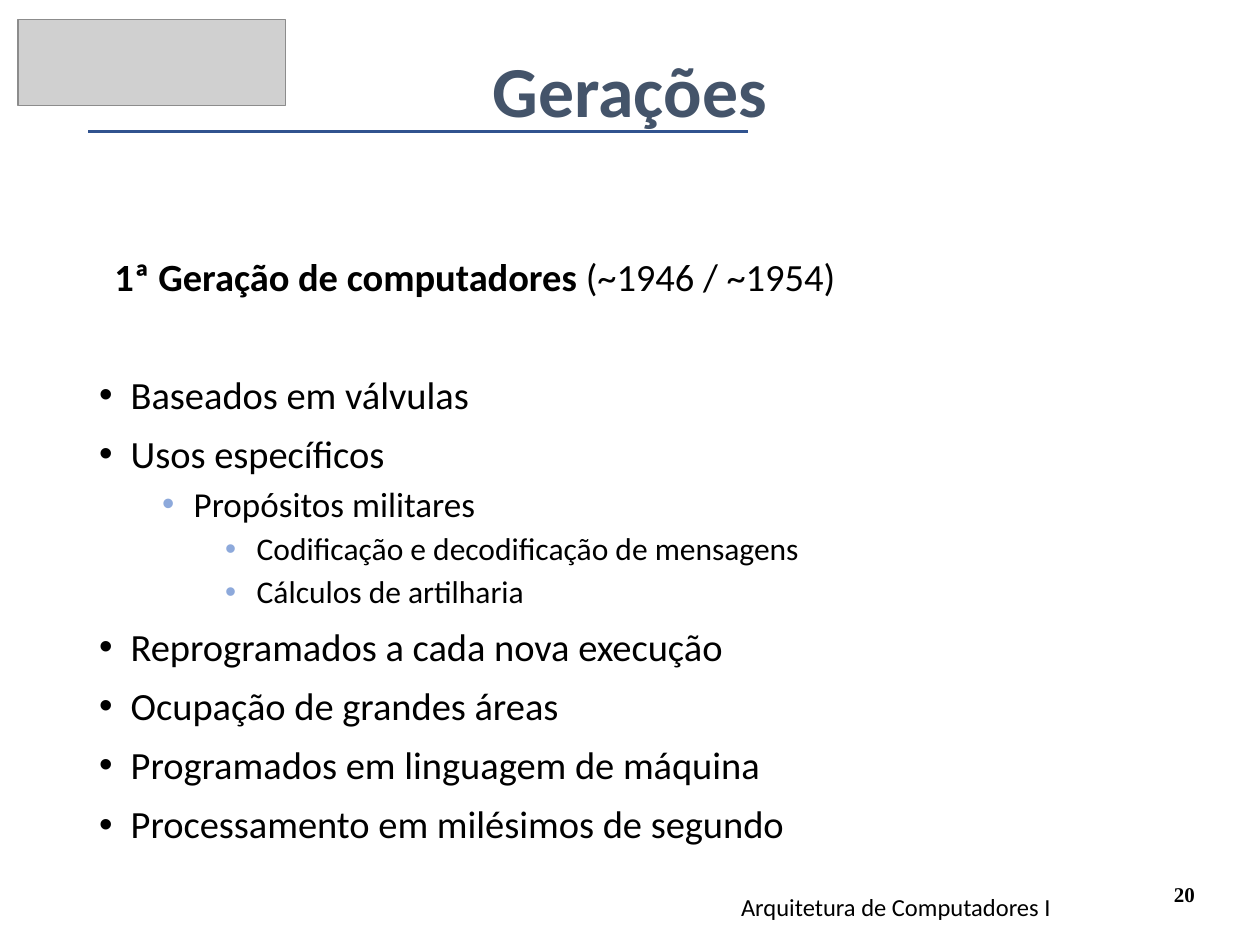
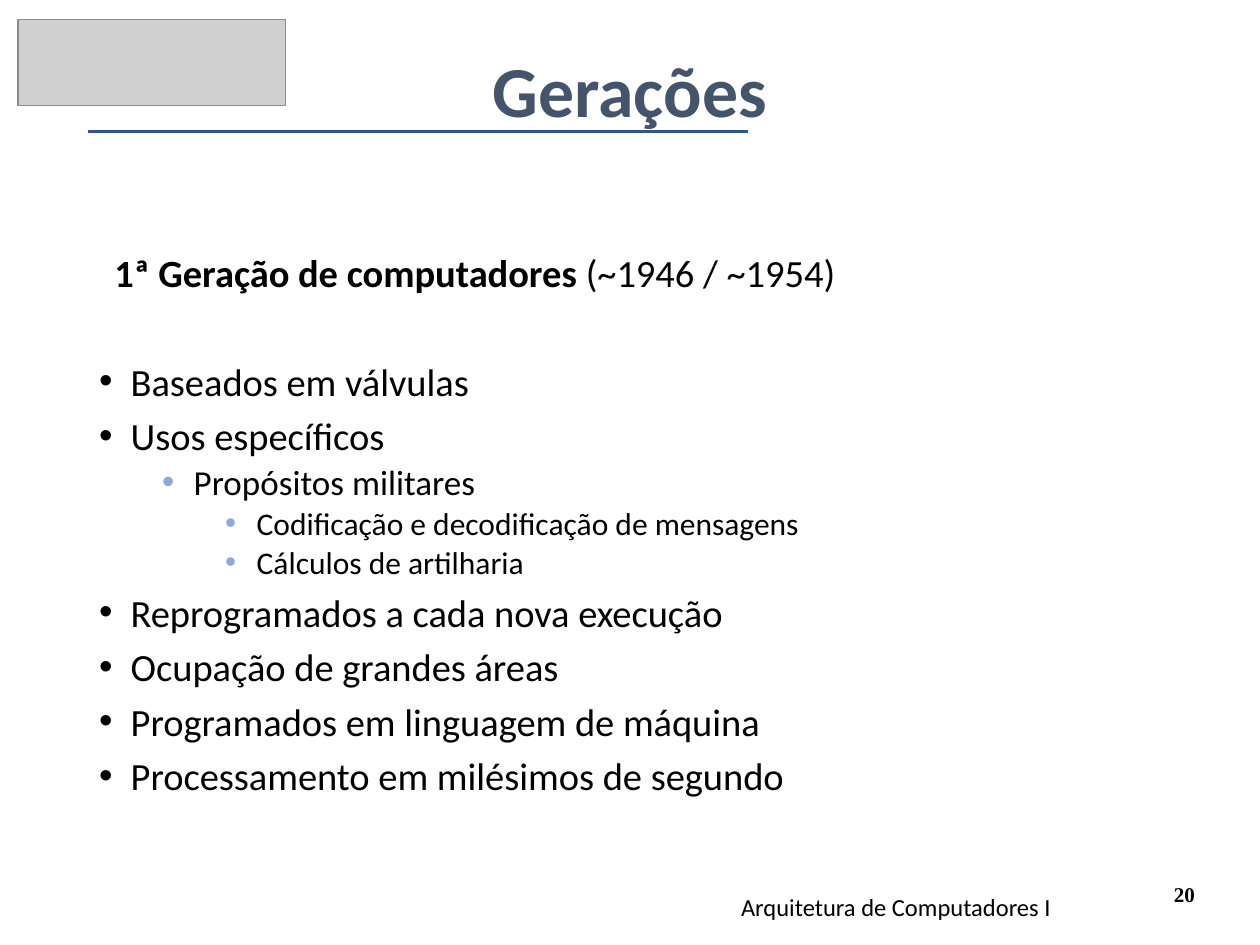
Before and after one commit to CloudEducationBrazil/WydenArquiteturaComputadores, a slide deck: slide 20 of 01 Classes/Aula1 - Arquitetura - Fundamentos e História.pptx. Drawn at 1260x945 pixels with LibreOffice and Linux fonts; fonts in the diff are those of the drawing; grey boxes stand for pictures. Boxes give left, top, right and bottom in pixels: in the first picture for what was removed or moved away, otherwise in the second. Text is boxed around its words. In the diff, an @@ line names an element or a change of style, - is before the commit and + after.

Commit message:
Ajuste ppt aulas arq comput 11/03/2024

```diff
--- a/01 Classes/Aula1 - Arquitetura - Fundamentos e História.pptx
+++ b/01 Classes/Aula1 - Arquitetura - Fundamentos e História.pptx
@@ text "1ª Geração de computadores (~1946 ..." at [114,259,836,797]: line spacing 0.9 to 0.8 @@
```
Also in this commit, not shown: 2 other slides changed, 11 slides removed, 1 other file.
